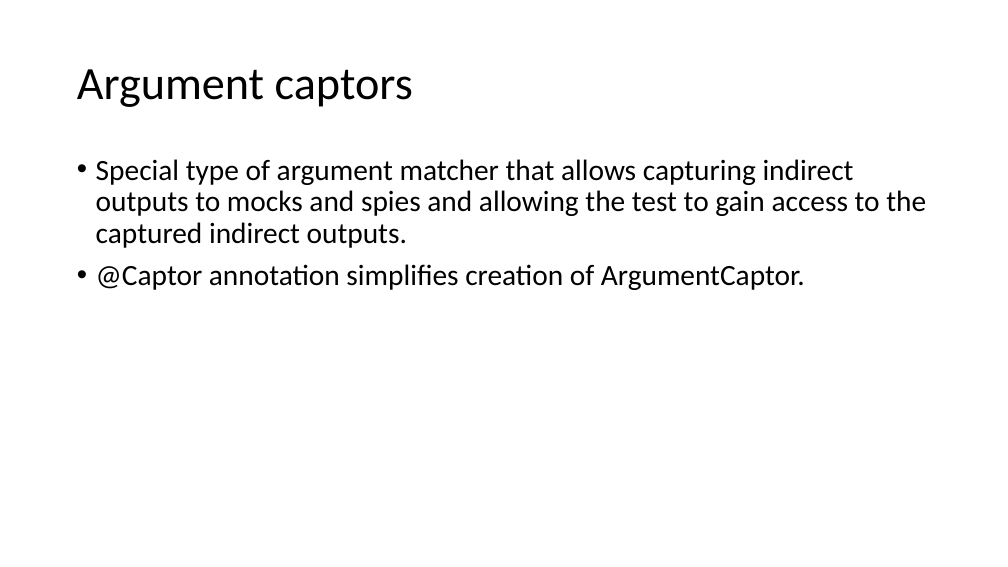
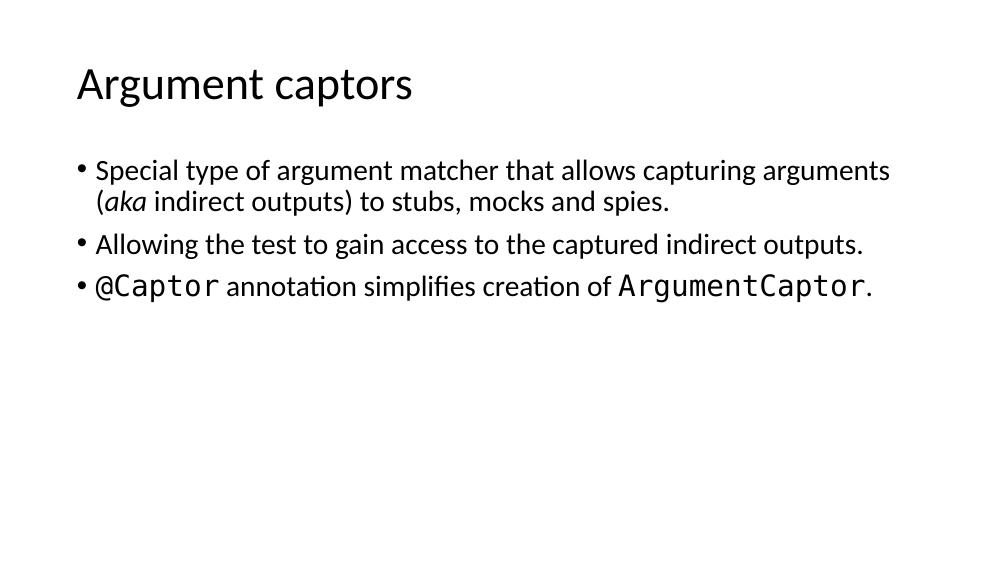
Before and after one commit to cebartling/test-driven, a slide deck: slide 17 of presentations/Introduction to Mockito.pptx (slide 24 before the commit). Drawn at 1008x567 pixels with LibreOffice and Linux fonts; fonts in the diff are those of the drawing. Boxes give left, top, right and bottom in pixels: in the first picture for what was removed or moved away, otherwise in the second. Text is boxed around its words. In the diff, an @@ line names an element or a change of style, - is before the commit and + after.

```diff
--- a/presentations/Introduction to Mockito.pptx
+++ b/presentations/Introduction to Mockito.pptx
@@ text at [96,159,891,259]: text changed @@
-• Special type of argument matcher that allows capturing indirect outputs to mocks and spies and allowing the test to gain access to the captured indirect outputs.
+• Special type of argument matcher that allows capturing arguments (aka indirect outputs) to stubs, mocks and spies.
+• Allowing the test to gain access to the captured indirect outputs.
@@ text at [96,274,873,302]: font Calibri to DejaVu Sans Mono in "@Captor ArgumentCaptor." @@
```
Also in this commit, not shown: 2 other slides changed.
